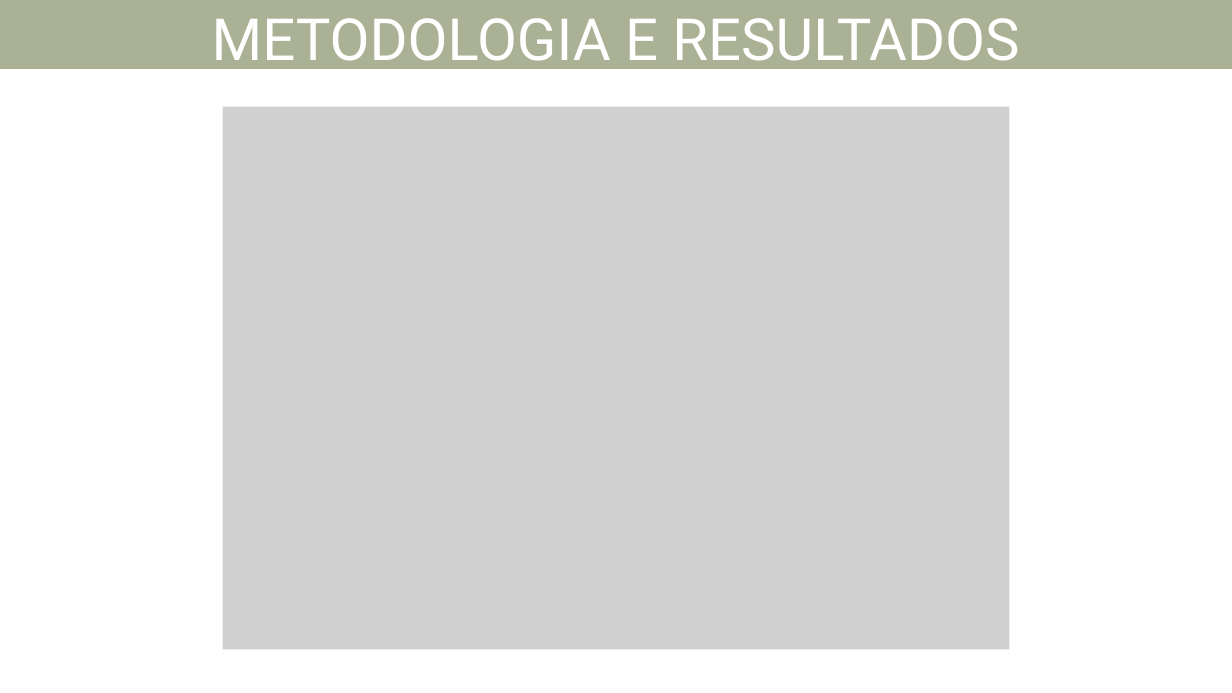
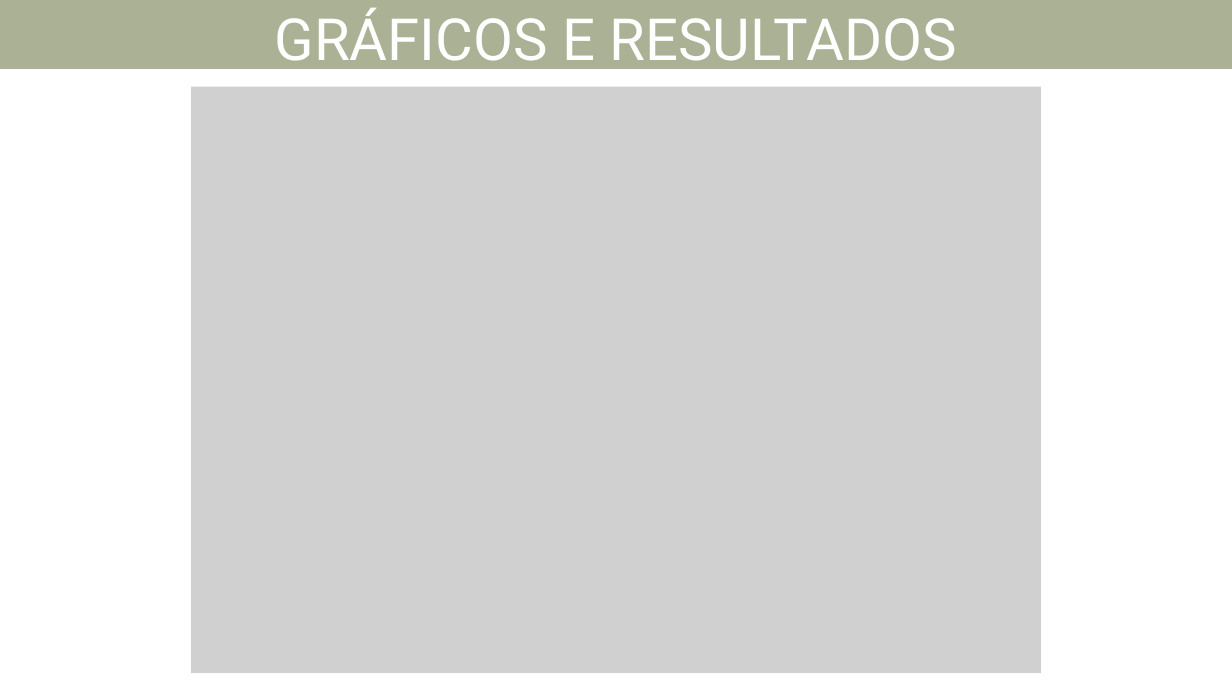
Before and after one commit to marcela-c-oliveira/Trabalho_final_FCM_2024, a slide deck: slide 9 of Trabalho final FCM 2024.pptx. Drawn at 1232x693 pixels with LibreOffice and Linux fonts; fonts in the diff are those of the drawing; grey boxes stand for pictures. Boxes give left, top, right and bottom in pixels: in the first picture for what was removed or moved away, otherwise in the second. Text is boxed around its words. In the diff, an @@ line names an element or a change of style, - is before the commit and + after.

```diff
--- a/Trabalho final FCM 2024.pptx
+++ b/Trabalho final FCM 2024.pptx
@@ text at bbox=[275, 7, 956, 74]: text changed @@
-METODOLOGIA E RESULTADOS
+GRÁFICOS E RESULTADOS
@@ picture: place and size @@
-picture at bbox=[222, 107, 1009, 649]
+picture at bbox=[191, 87, 1041, 673]
```
Also in this commit, not shown: 5 other slides changed, 1 slide added, 1 slide removed, 1 other file.
